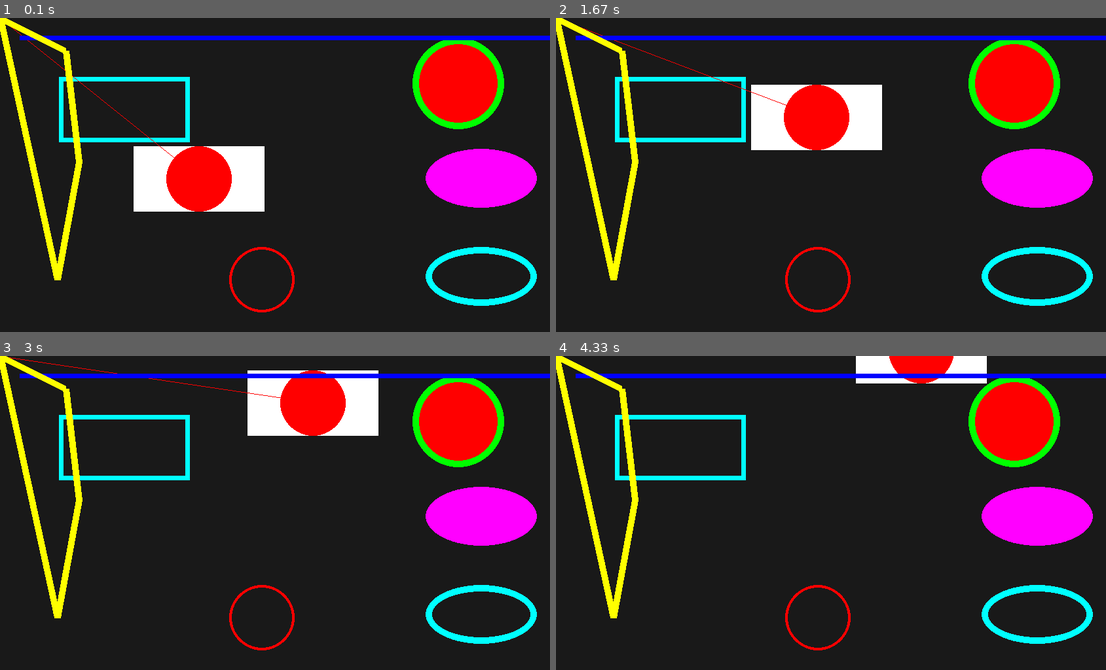
Above: before the commit, frames 1-4 (two rows, left to right).
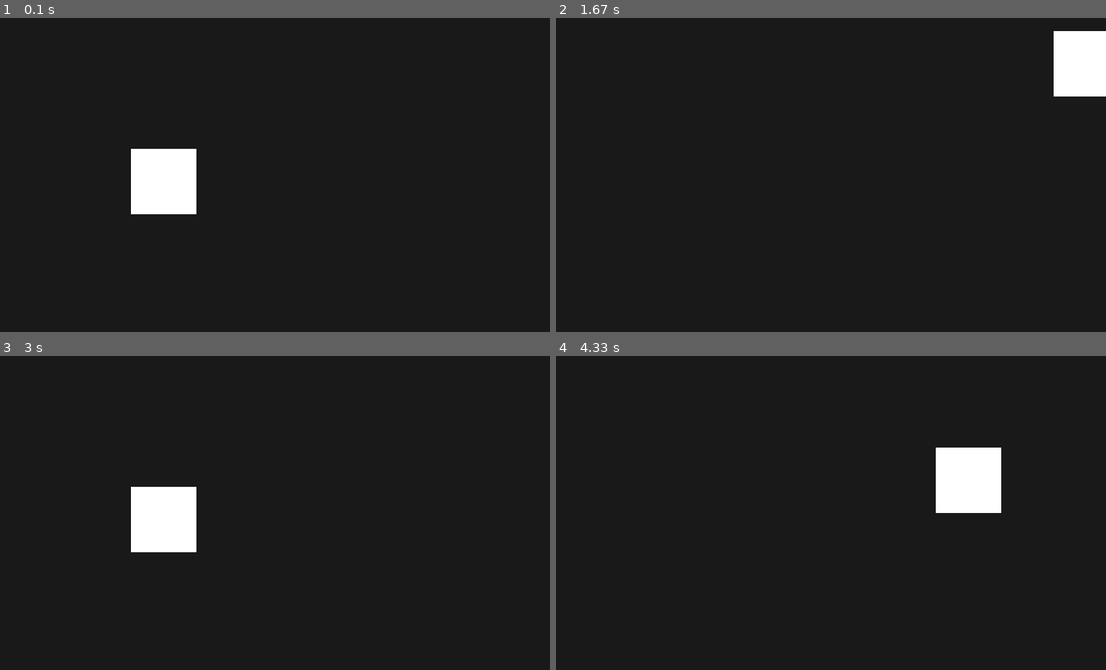
Above: after the commit, the same moments.

Repository: paolomariaguardiani/how_to_make_games_with_python_and_pygame
Game: pygame game, started from Sezione 4 - hangling inputs from the player/main_1.py
Same seed, same stepped clock (60 frames per second), same inputs: the game is played once before the commit and once after it.
Inputs:
- Up to frame 1 (0.1 s): no input
- Up to frame 2 (1.67 s): hold D 0.33-0.8 s; hold W 0.83-1.13 s; hold D 1.17-1.63 s
- Up to frame 3 (3 s): hold A 1.67-2.2 s; hold S 2.23-2.53 s; hold A 2.57-2.97 s
- Up to frame 4 (4.33 s): hold W 3-3.37 s; hold D 3.4-4.03 s; hold S from 4.07 s (still down)

The runs differ from the first frame. In frame 1, 16% of the frame differs, in the area x 0-100%, y 0-94%; in frame 2, 19%; in frame 3, 20%; in frame 4, 16%.

Commit message:
Started chapter 4

Diff:
--- a/Sezione 4 - hangling inputs from the player/main_1.py
+++ b/Sezione 4 - hangling inputs from the player/main_1.py
@@ -9,12 +9,8 @@
 pygame.display.set_caption("My first Game!")
 
                     # x, y, widht, height
-myRect = pygame.Rect(200,200, 200, 100)
-myRect2 = pygame.Rect(90, 90, 200, 100)
-myRect3 = pygame.Rect(650, 200, 170, 90)
-myRect4 = pygame.Rect(650, 350, 170, 90)
-
-
+myRect = pygame.Rect(200,200, 100, 100)
+speed = 10
 
 clock = pygame.time.Clock()
 gameloop = True
@@ -25,35 +21,41 @@
     for event in pygame.event.get():
         if event.type == pygame.QUIT:
             gameloop = False
+        elif event.type == pygame.KEYDOWN: # KEYUP
+            if event.key == pygame.K_ESCAPE:
+                gameloop = False
+
+            """
+            # First approach
+            # Since the player can't go up and down simultaneously we use if - elif statements
+            if event.key == pygame.K_w:
+                myRect.y -= speed
+            elif event.key == pygame.K_s:
+                myRect.y += speed
+
+            if event.key == pygame.K_a:
+                myRect.x -= speed
+            elif event.key == pygame.K_d:
+                myRect.x += speed
+            """
+
+    # Second approach (it catches the pressed keys)
+    keys = pygame.key.get_pressed()
+
+    if keys[pygame.K_w]:
+        myRect.y -= speed
+    elif keys[pygame.K_s]:
+        myRect.y += speed
+    if keys[pygame.K_a]:
+        myRect.x -= speed
+    elif keys[pygame.K_d]:
+        myRect.x += speed
+
 
     display.fill([25, 25, 25])
 
     pygame.draw.rect(display, [255,255,255], myRect) # filled
-    pygame.draw.rect(display, [0, 255, 255], myRect2, 7) # not filled
 
 
-                    # surface, color, center, radius
-    # pygame.draw.circle(display, [255, 0, 0], [300,300], 50)
-    pygame.draw.circle(display, [255, 0, 0], myRect.center, 50) # filled
-    myRect.move_ip(1, -1)
-
-    # the last parameter is the radius of the border of the circle
-    pygame.draw.circle(display, [255, 0, 0], [400,400], 50, 4) # not filled
-
-    # ellipse needs a rectangle to be drawn on the screen
-    pygame.draw.ellipse(display, [255, 0, 255], myRect3) # filled
-    pygame.draw.ellipse(display, [0, 255, 255], myRect4, 10) # not filled
-
-    # circle drawn with border and filled (we need two circles)
-    pygame.draw.circle(display, (255, 0, 0), (700, 100), 70)
-    pygame.draw.circle(display, (0, 255, 0), (700, 100), 70, 10)
-
-    # Draw a line
-    pygame.draw.line(display, (255,0,0), (0,0), (myRect.center))
-
-    pygame.draw.line(display, (0, 0,255), (30, 30), (840, 30), 7)
-
-    # Draw a poligon
-    pygame.draw.polygon(display, (255, 255, 0), [(0,0), (100, 50), (120, 220), (87, 400)], 10)
 
     pygame.display.update()
